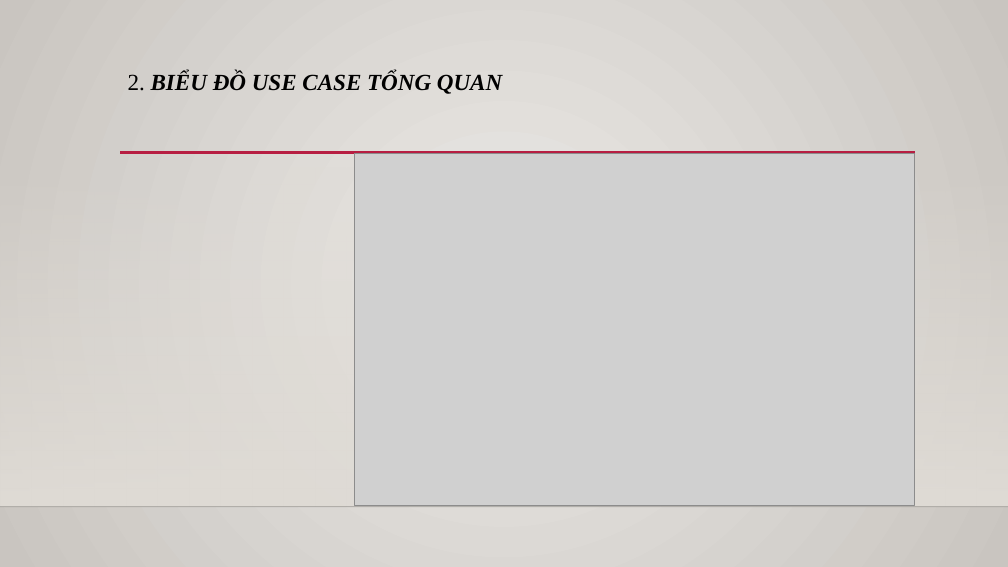
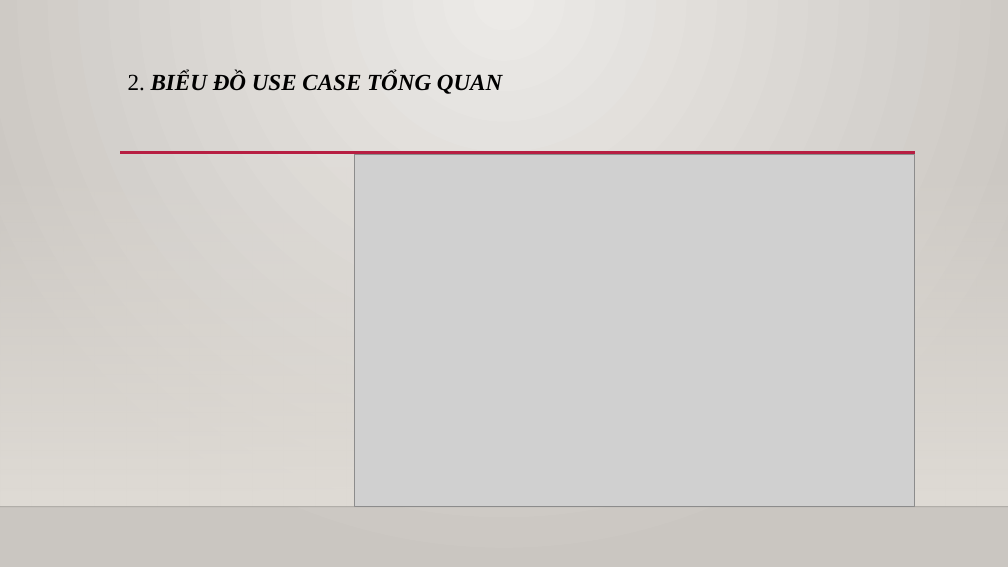
Before and after one commit to lam419/TKXDPM.KSCQ.20211-22, a slide deck: slide 5 of Design/TKXDPM.pptx (slide 3 before the commit). Drawn at 1008x567 pixels with LibreOffice and Linux fonts; fonts in the diff are those of the drawing; grey boxes stand for pictures; background and template pictures are left out. Boxes give left, top, right and bottom in pixels: in the first picture for what was removed or moved away, otherwise in the second. Text is boxed around its words. In the diff, an @@ line names an element or a change of style, - is before the commit and + after.

```diff
--- a/Design/TKXDPM.pptx
+++ b/Design/TKXDPM.pptx
@@ background gradient #EBE9E6 to #C9C5C0 to gradient #ECEAE7 to #CAC7C1 @@
```
Also in this commit, not shown: 5 other slides changed, 6 slides added.
